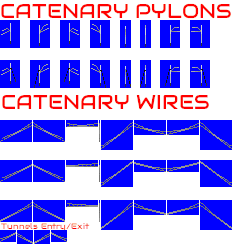
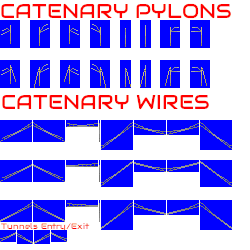
Two versions of the same layered image (250×250). Layer-by-layer changes:
added layer "ELFE" above "ELDU" over [10,23,207,88]
